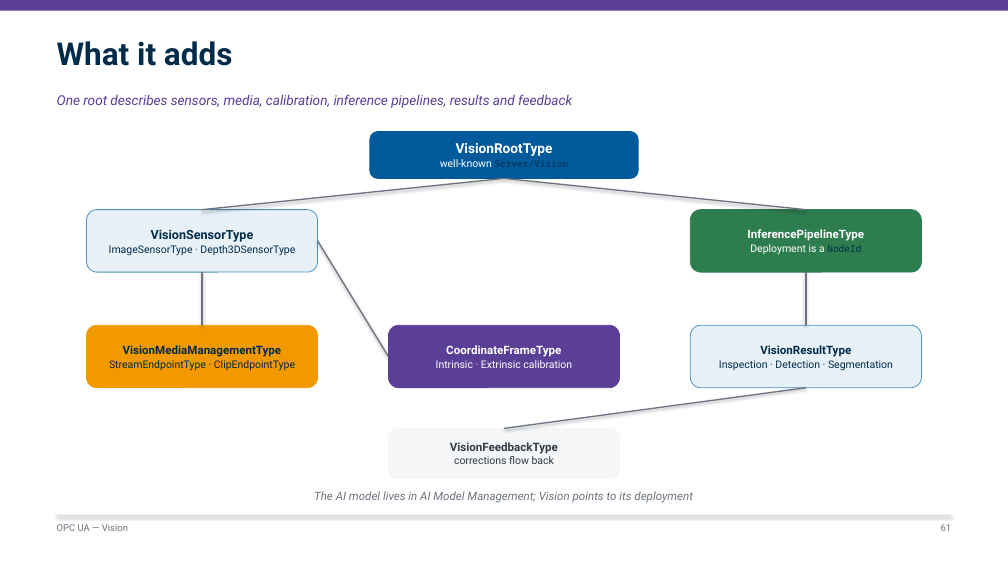
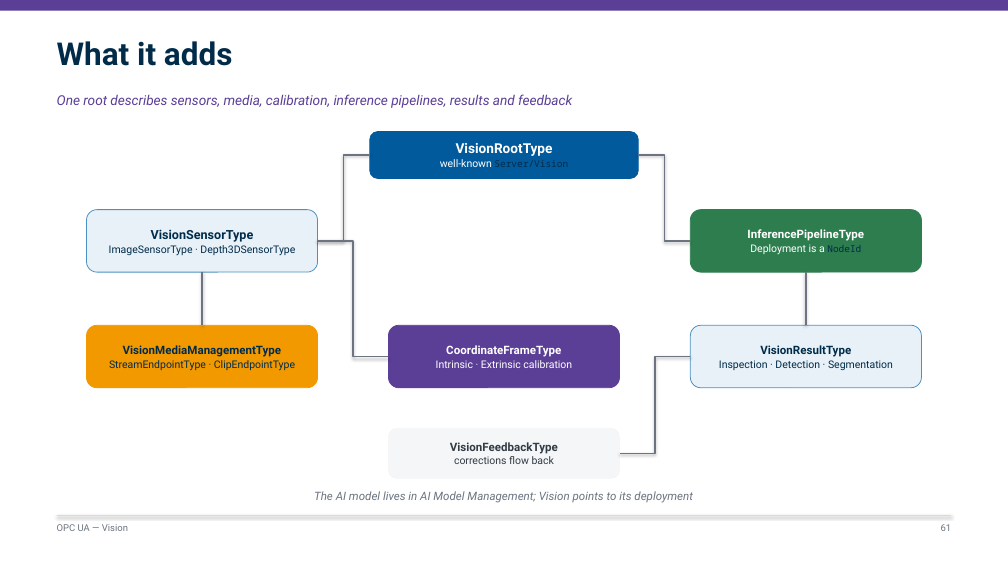
Before and after one commit to marcschier/opcua-drafts, a slide deck: slide 61 of decks/OPC-UA-Drafts-Overview.pptx. Drawn at 1008x567 pixels with LibreOffice and Linux fonts; fonts in the diff are those of the drawing. Boxes give left, top, right and bottom in pixels: in the first picture for what was removed or moved away, otherwise in the second. Text is boxed around its words. In the diff, an @@ line names an element or a change of style, - is before the commit and + after.

```diff
--- a/decks/OPC-UA-Drafts-Overview.pptx
+++ b/decks/OPC-UA-Drafts-Overview.pptx
@@ line moved from (504, 178) - (202, 209) to (370, 155) - (318, 241) @@
@@ line (370, 155) - (318, 241): line to elbow line @@
@@ line moved from (504, 178) - (806, 209) to (638, 155) - (690, 241) @@
@@ line (638, 155) - (690, 241): line to elbow line @@
@@ line (318, 241) - (389, 357): line to elbow line; route changed @@
@@ line moved from (806, 388) - (504, 429) to (690, 357) - (619, 454) @@
@@ line (690, 357) - (619, 454): line to elbow line @@
```
Also in this commit, not shown: 8 other slides changed, 12 other files.
